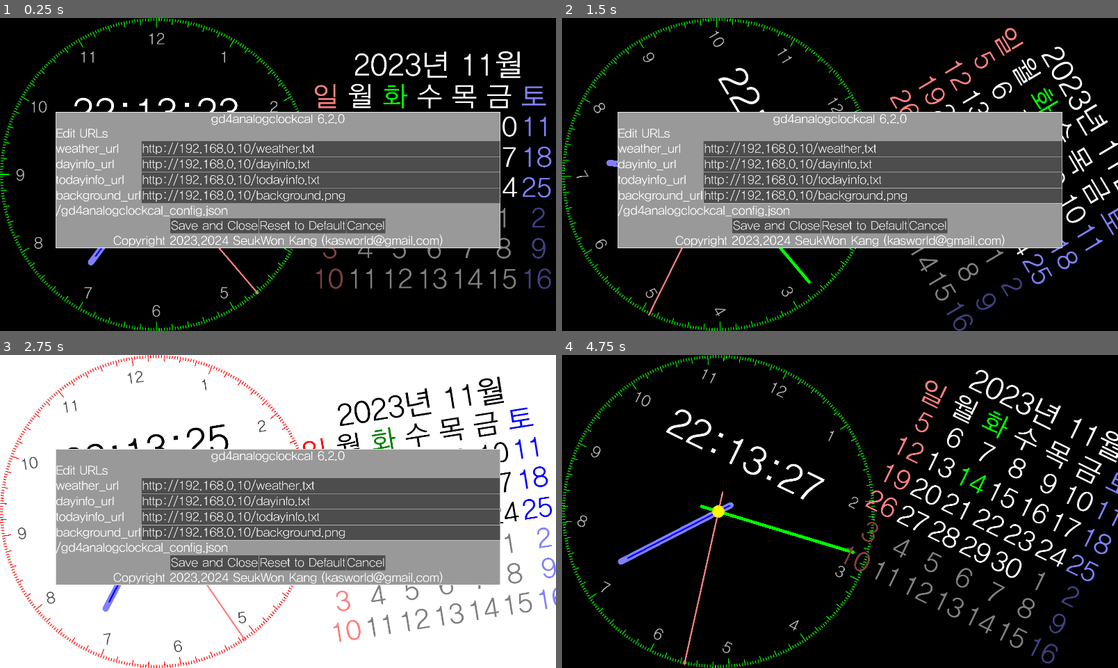
Above: before the commit, frames 1-4 (two rows, left to right).
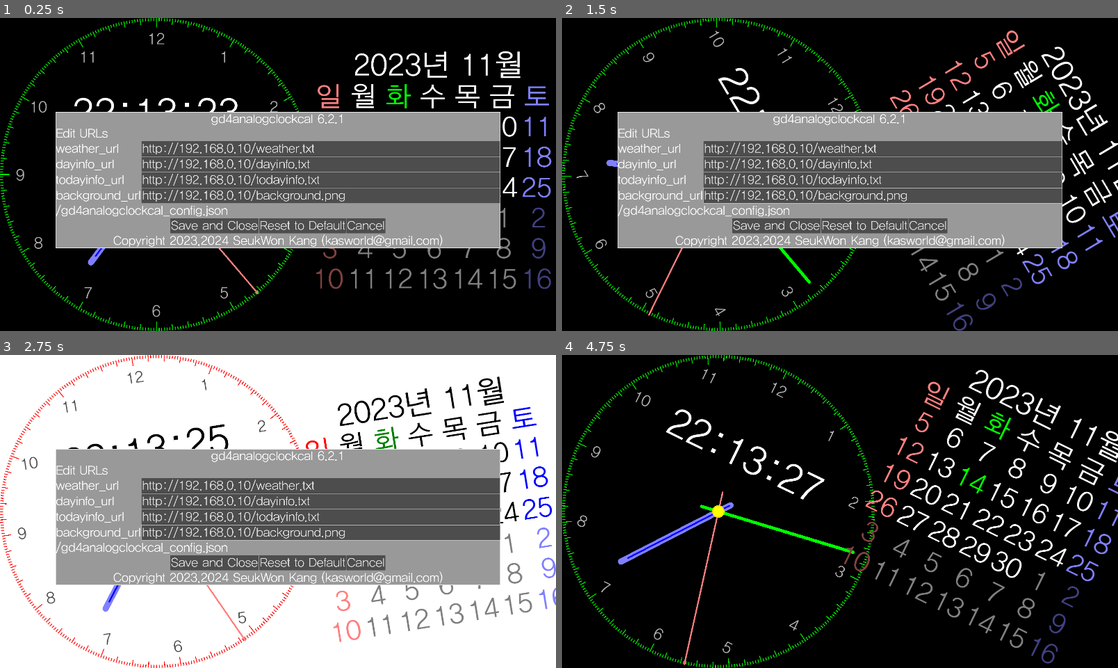
Above: after the commit, the same moments.

Repository: kasworld/gd4analogclockcal
Game: Godot game, scene res://main.tscn
Same seed, same stepped clock (60 frames per second), same inputs: the game is played once before the commit and once after it.
Inputs (mouse positions are in pixels of both pictures, inside the frame that each line leads up to):
- Up to frame 1 (0.25 s): no input
- Up to frame 2 (1.5 s): tap Enter at 0.5, 0.6, 1.35 s; move the mouse to (962, 158) at 0.52 s; click (962, 158) at 0.67 s; move the mouse to (728, 190) at 1.27 s; click (728, 190) at 1.42 s
- Up to frame 3 (2.75 s): move the mouse to (333, 442) at 2.02 s; tap Enter at 2.1 s; click (333, 442) at 2.17 s
- Up to frame 4 (4.75 s): move the mouse to (812, 574) at 2.77 s; tap Enter at 2.85, 3.6, 4.35 s; click (812, 574) at 2.92 s; move the mouse to (1006, 558) at 3.52 s; click (1006, 558) at 3.67 s; move the mouse to (673, 464) at 4.27 s; click (673, 464) at 4.42 s

The runs differ from the first frame. In frame 1, 0.8% of the frame differs, in the area x 56-99%, y 20-34%; in frame 2, 0.7%; in frame 3, 0.7%; in frame 4, 0.8%.
Error in both runs: Attempt to call function 'store_line' in base 'null instance' on a null instance. (res://global/config.gd:13)

Commit message:
fix weekday align

Diff:
--- a/calendar2/calendar_2.gd
+++ b/calendar2/calendar_2.gd
@@ -28,7 +28,7 @@
 		var co = Global2d.colors.weekday[wd]
 		if wd == today_dict["weekday"] :
 			co = Global2d.colors.today
-		var pos = Vector2(fw*wd,fh*week) - csize/2 +offset
+		var pos = Vector2(fw*wd,fh*week) - csize/2 +offset+Vector2(fh/10 ,0)
 		var text =  Global2d.weekdaystring[wd]
 		draw_string(Global2d.font, pos , text, HORIZONTAL_ALIGNMENT_CENTER, -1,  fh*0.9, co )
 
--- a/main.gd
+++ b/main.gd
@@ -13,7 +13,7 @@
 	]
 
 var config = {
-	"version" : "gd4analogclockcal 6.2.0",
+	"version" : "gd4analogclockcal 6.2.1",
 	"weather_url" : "http://192.168.0.10/weather.txt",
 	"dayinfo_url" : "http://192.168.0.10/dayinfo.txt",
 	"todayinfo_url" : "http://192.168.0.10/todayinfo.txt",
